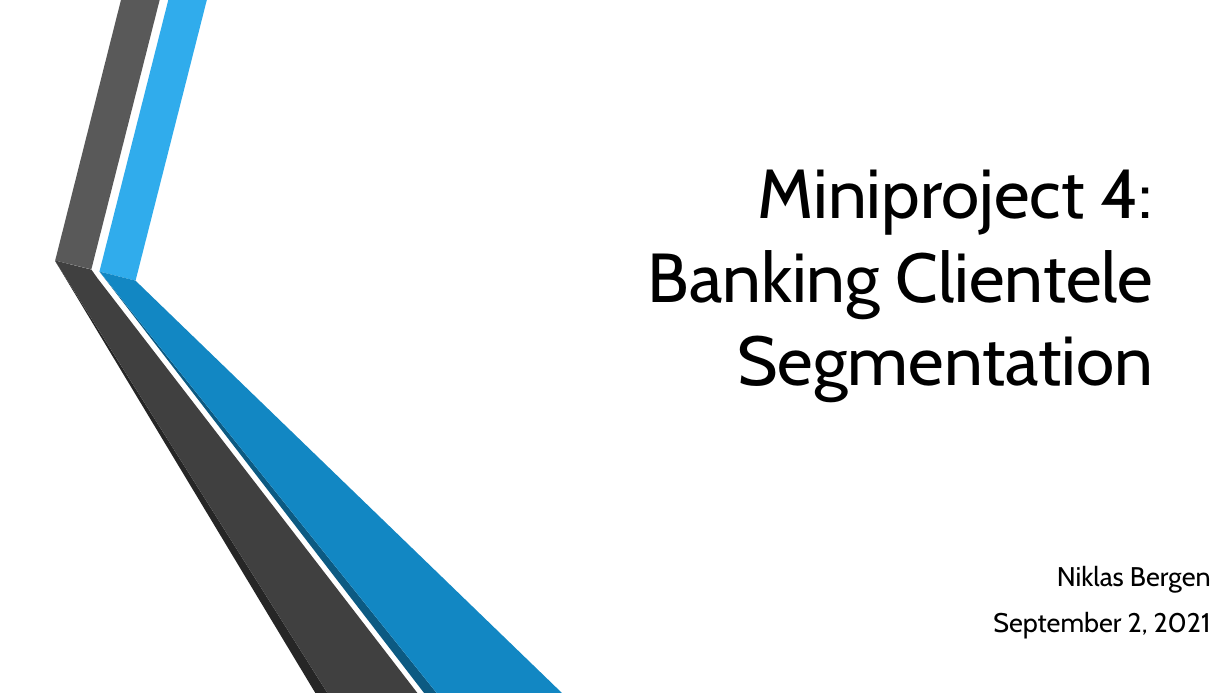
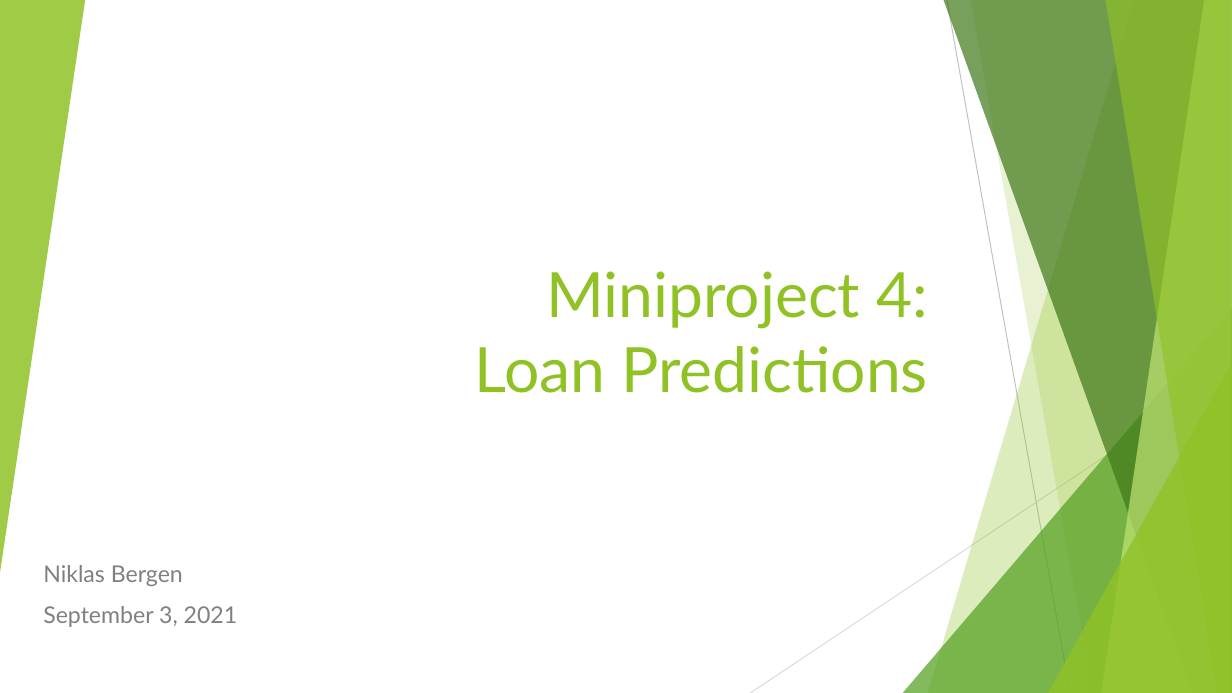
Before and after one commit to NB094/lighthouse-data-notes, a slide deck: slide 1 of Week_7/Day_4/Miniproject 4.pptx. Drawn at 1232x693 pixels with LibreOffice and Linux fonts; fonts in the diff are those of the drawing; background and template pictures are left out. Boxes give left, top, right and bottom in pixels: in the first picture for what was removed or moved away, otherwise in the second. Text is boxed around its words. In the diff, an @@ line names an element or a change of style, - is before the commit and + after.

```diff
--- a/Week_7/Day_4/Miniproject 4.pptx
+++ b/Week_7/Day_4/Miniproject 4.pptx
@@ group added at box(0, 0, 1232, 693): 5 freeform shapes, 3 triangles, 2 lines @@
@@ group removed at box(55, 0, 563, 693): 6 freeform shapes @@
@@ title at box(475, 271, 928, 393): text changed; size 54 to 48.6 pt; font Cabin to Lato; text colour #000000 to #90C226 @@
-Miniproject 4:
-Banking Clientele Segmentation
+Miniproject 4:
+Loan Predictions
@@ subtitle "Niklas Bergen": place and size @@
-subtitle "Niklas Bergen" at box(993, 565, 1211, 638)
+subtitle "Niklas Bergen" at box(43, 565, 238, 627)
@@ subtitle at box(43, 565, 183, 586): size 21 to 18 pt, font Cabin to Lato, text colour #000000 to #808080 in "Niklas Bergen"; alignment right to left @@
@@ subtitle at box(43, 606, 238, 627): text changed; size 21 to 18 pt; font Cabin to Lato; text colour #000000 to #808080 @@
-September 2, 2021
+September 3, 2021
```
Also in this commit, not shown: 6 other slides changed, 2 slides added, 2 slides removed, 4 other files.
